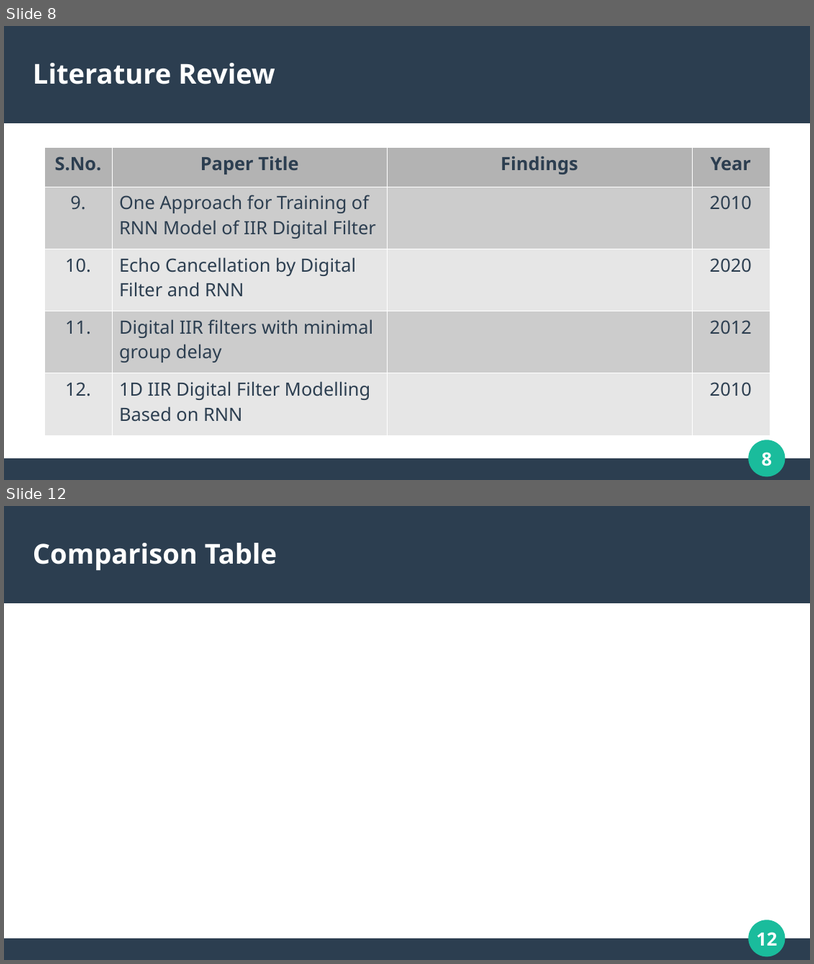
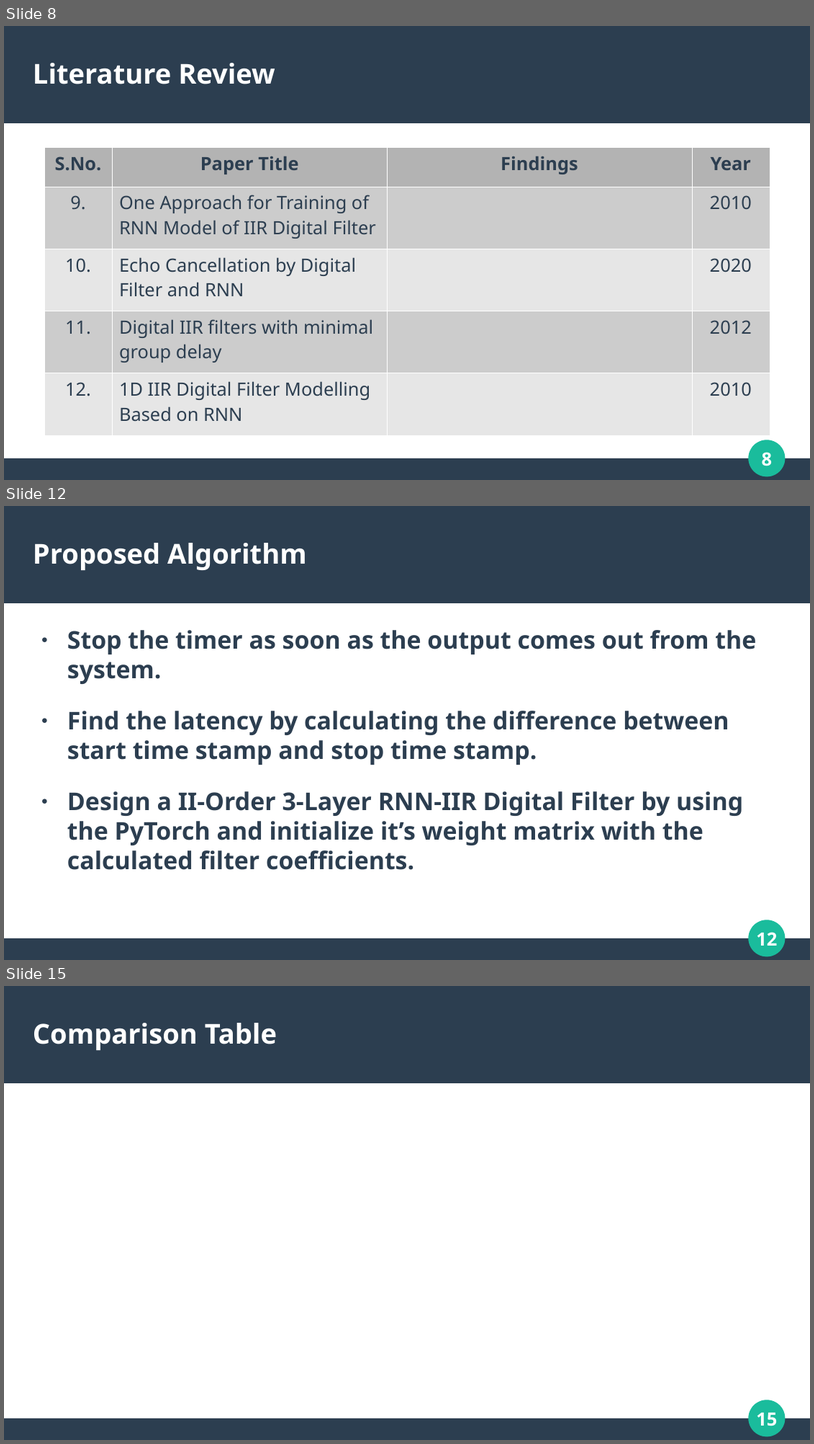
Before and after one commit to mohitlabs/Research, a slide deck: A Low Latency Digital Filter using Recurrent Neural Network/PPT/Presentation.pptx. Shown one above the other, each under a label of ours: slides 8 and 12 before the commit, slides 8, 12 and 15 after it; the slides between them are not shown. The pictures are 814x964 and 814x1444 pixels, drawn with LibreOffice and Linux fonts; fonts in the diff are those of the drawing. Boxes give left, top, right and bottom in pixels: in the first picture for what was removed or moved away, otherwise in the second. Text is boxed around its words. In the diff, an @@ line names an element or a change of style, - is before the commit and + after.

```diff
--- a/A Low Latency Digital Filter using Recurrent Neural Network/PPT/Presentation.pptx
+++ b/A Low Latency Digital Filter using Recurrent Neural Network/PPT/Presentation.pptx
@@ slide 12 added at bbox=[4, 506, 810, 960], background #FFFFFF; not listed: 4 template elements that a slide beside it also shows @@
@@ title added at bbox=[33, 543, 306, 570], 27 pt, text #FFFFFF, bold @@
+Proposed Algorithm
@@ text added at bbox=[67, 630, 756, 870], 24 pt, text #2C3E50, bold @@
+● Stop the timer as soon as the output comes out from the system.
+● Find the latency by calculating the difference between start time stamp and stop time stamp.
+● Design a II-Order 3-Layer RNN-IIR Digital Filter by using the PyTorch and initialize it’s weight matrix with the calculated filter coefficients.
@@ what was slide 12 is now slide 15 @@
@@ page number at bbox=[756, 1412, 777, 1426]: text changed @@
-12
+15
```
Also in this commit, not shown: 4 slides changed, 2 other slides added, 1 slide removed.
